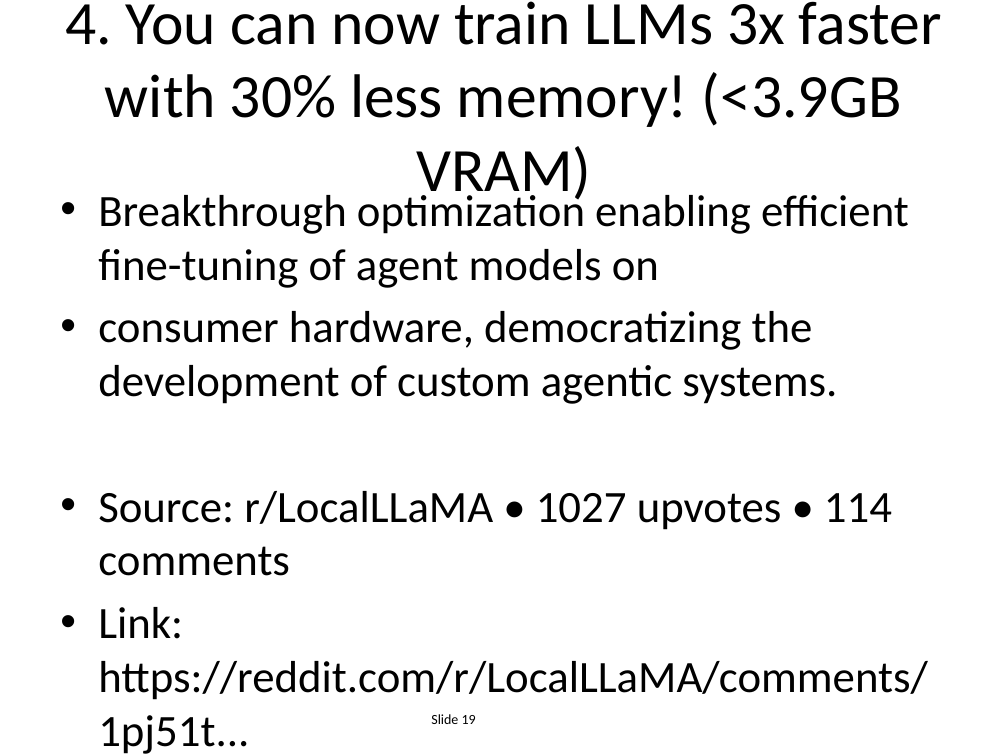
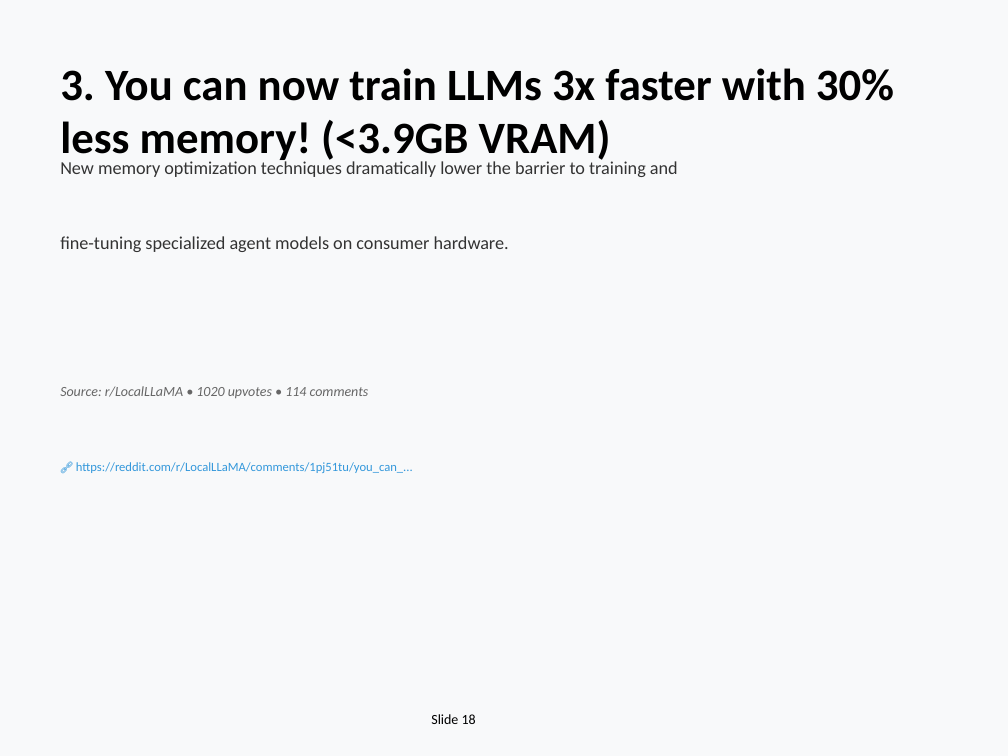
Before and after one commit to EiriniOr/ai-weekly-digest, a slide deck: slide 18 of AI_Weekly_2025-12-15.pptx (slide 19 before the commit). Drawn at 1008x756 pixels with LibreOffice and Linux fonts; fonts in the diff are those of the drawing. Boxes give left, top, right and bottom in pixels: in the first picture for what was removed or moved away, otherwise in the second. Text is boxed around its words. In the diff, an @@ line names an element or a change of style, - is before the commit and + after.

```diff
--- a/AI_Weekly_2025-12-15.pptx
+++ b/AI_Weekly_2025-12-15.pptx
@@ background #FFFFFF to #F8F9FA @@
@@ text "3. You can now train ..." at bbox=[60, 68, 894, 165]: vertical alignment middle to top @@
@@ text at bbox=[60, 68, 894, 165]: text changed; size 44 to 32 pt; bold on @@
-4. You can now train LLMs 3x faster with 30% less memory! (<3.9GB VRAM)
+3. You can now train LLMs 3x faster with 30% less memory! (<3.9GB VRAM)
@@ text added at bbox=[60, 159, 678, 177], 13 pt, text #333333 @@
+New memory optimization techniques dramatically lower the barrier to training and
@@ text removed at bbox=[98, 189, 928, 700] @@
-• Breakthrough optimization enabling efficient fine-tuning of agent models on
-• consumer hardware, democratizing the development of custom agentic systems.
-• Source: r/LocalLLaMA • 1027 upvotes • 114 comments
-• Link: https://reddit.com/r/LocalLLaMA/comments/1pj51t...
@@ text added at bbox=[60, 236, 509, 252], 13 pt, text #333333 @@
+fine-tuning specialized agent models on consumer hardware.
@@ text added at bbox=[60, 386, 369, 398], 10 pt, text #666666, italic @@
+Source: r/LocalLLaMA • 1020 upvotes • 114 comments
@@ text added at bbox=[76, 462, 413, 473], 9 pt, text #3498DB @@
+🔗 https://reddit.com/r/LocalLLaMA/comments/1pj51tu/you_can_...
@@ text at bbox=[431, 714, 476, 724]: text changed @@
-Slide 19
+Slide 18
```
Also in this commit, not shown: 20 other slides changed, 4 slides added, 4 slides removed, 1 other file.
